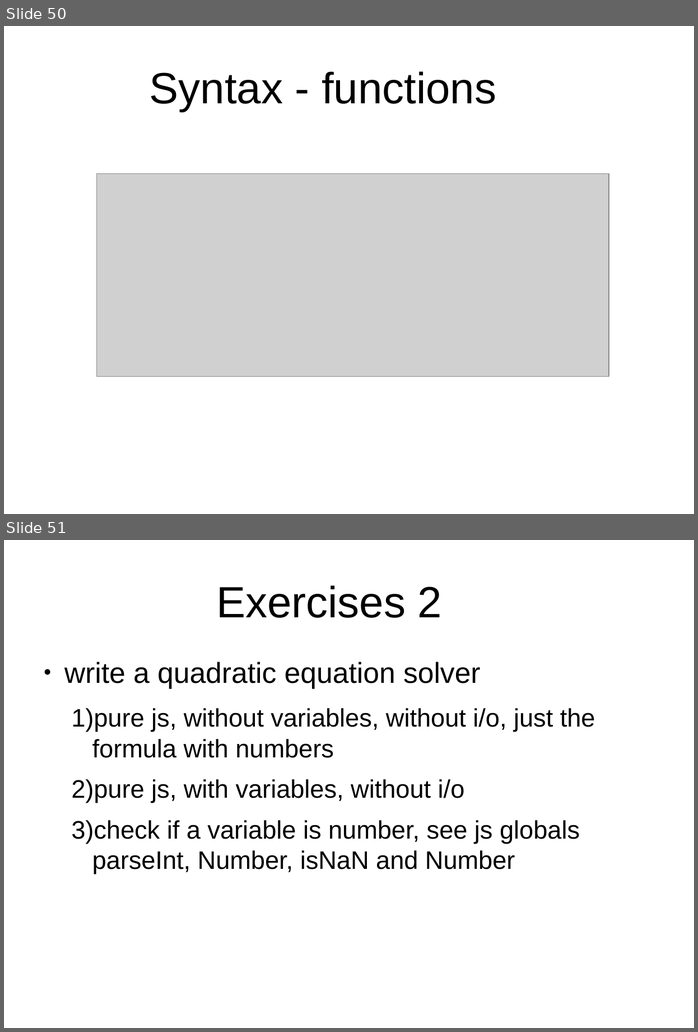
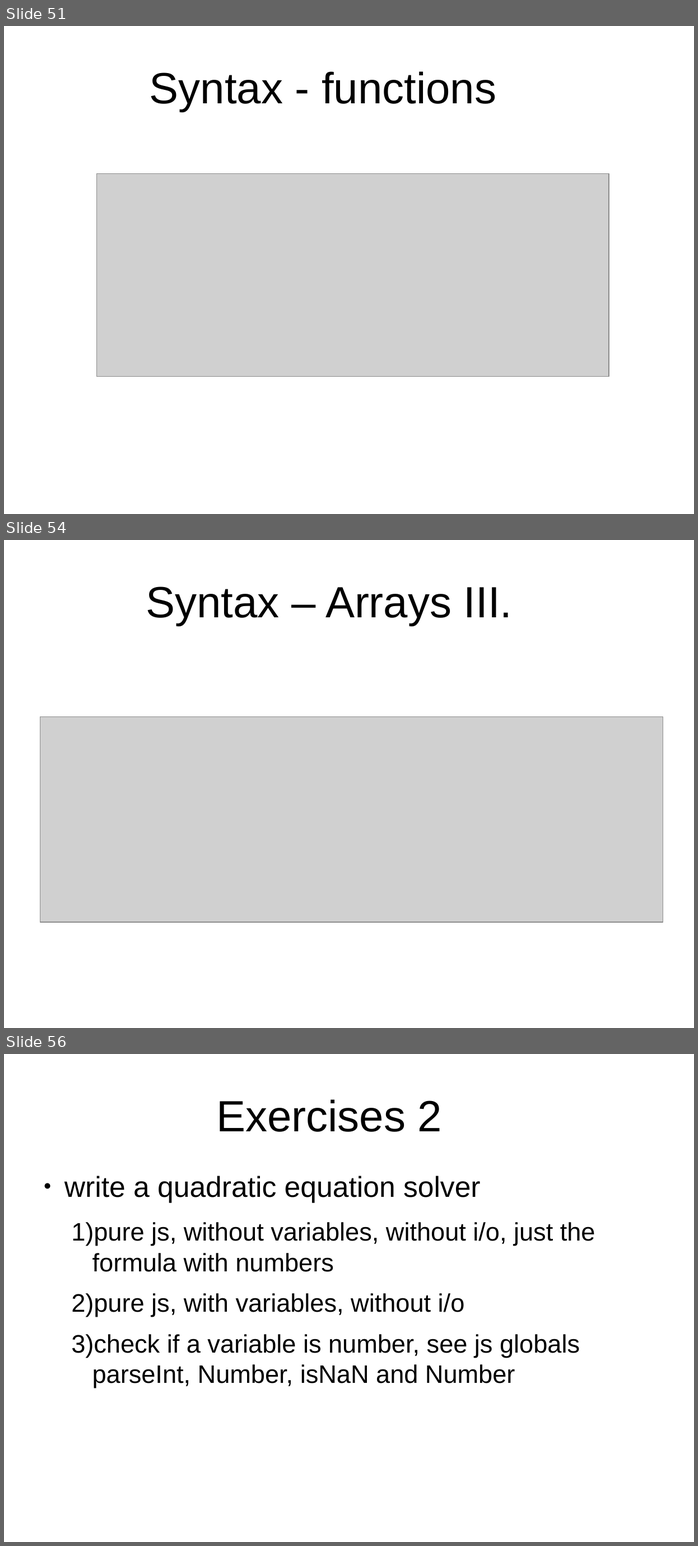
Before and after one commit to peterborkuti/other, a slide deck: JavaScriptBasics/jsbasics-slide.odp. Shown one above the other, each under a label of ours: slides 50 and 51 before the commit, slides 51, 54 and 56 after it; the slides between them are not shown. The pictures are 698x1032 and 698x1546 pixels, drawn with LibreOffice and Linux fonts; fonts in the diff are those of the drawing; grey boxes stand for pictures; background and template pictures are left out. Boxes give left, top, right and bottom in pixels: in the first picture for what was removed or moved away, otherwise in the second. Text is boxed around its words. In the diff, an @@ line names an element or a change of style, - is before the commit and + after.

Commit message:
array

```diff
--- a/JavaScriptBasics/jsbasics-slide.odp
+++ b/JavaScriptBasics/jsbasics-slide.odp
@@ slide 54 added at [4,540,694,1028], background #FFFFFF @@
@@ title added at [146,586,512,626], 53.3 pt, text #000000 @@
+Syntax – Arrays III.
@@ picture added at [40,717,663,922] @@
@@ what was slide 50 is now slide 51 @@
@@ what was slide 51 is now slide 56 @@
```
Also in this commit, not shown: 1 slide changed, 4 other slides added, 1 other file.
